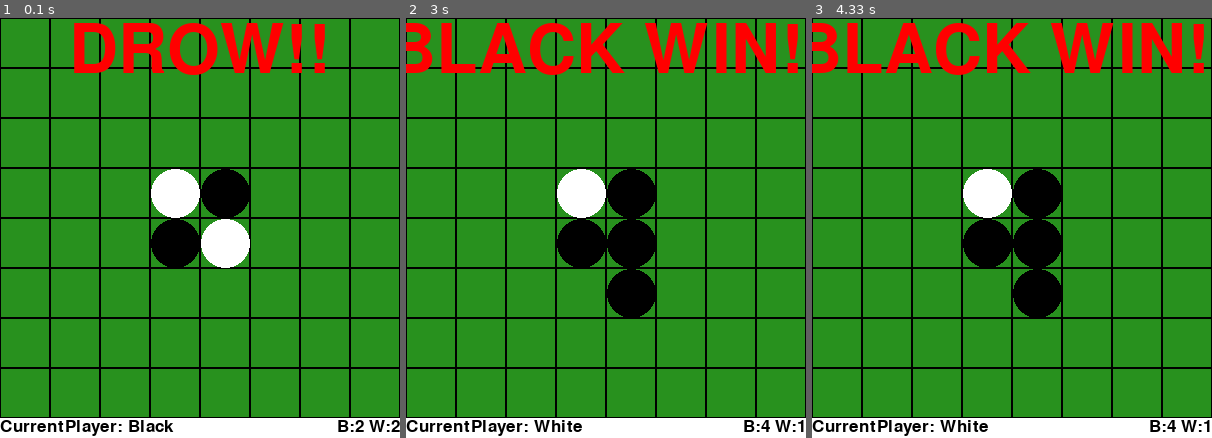
Above: before the commit, frames 1-3 (left to right).
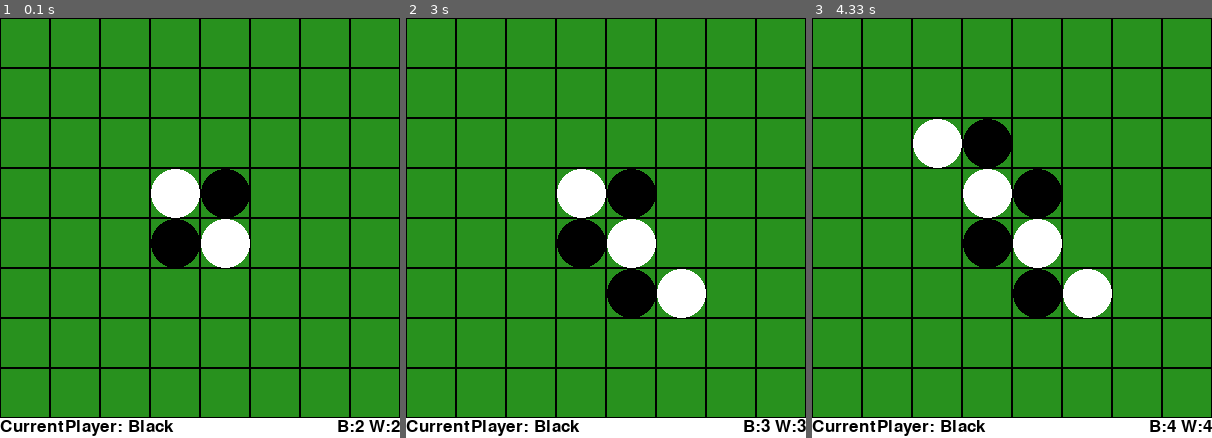
Above: after the commit, the same moments.

Repository: mrsaa2000/Reversi
Game: pygame game, started from pygame_ver.py
Same seed, same stepped clock (60 frames per second), same inputs: the game is played once before the commit and once after it.
Inputs (mouse positions are in pixels of both pictures, inside the frame that each line leads up to):
- Up to frame 1 (0.1 s): no input
- Up to frame 2 (3 s): click (734, 215) at 0.38 s; click (610, 270) at 2.72 s
- Up to frame 3 (4.33 s): click (1000, 156) at 3.05 s

The runs differ from the first frame. In frame 1, 3.9% of the frame differs, in the area x 18-82%, y 1-14%; in frame 2, 8.0%; in frame 3, 10%, in the area x 0-100%, y 1-99%.

Commit message:
Update __init__

Diff:
--- a/reversiCore.py
+++ b/reversiCore.py
@@ -11,9 +11,11 @@
 
     def __init__(self):
         self.board = [[Stone.EMPTY for x in range(SQ_NUM)] for y in range(SQ_NUM)]
-        self.board[3][3], self.board[4][4] = Stone.WHITE, Stone.WHITE
-        self.board[3][4], self.board[4][3] = Stone.BLACK, Stone.BLACK
-        self.state = State.GAMEOVER
+        self.board[SQ_NUM // 2 - 1][SQ_NUM // 2 - 1] = Stone.WHITE
+        self.board[SQ_NUM // 2 - 1][SQ_NUM // 2] = Stone.BLACK
+        self.board[SQ_NUM // 2][SQ_NUM // 2 - 1] = Stone.BLACK
+        self.board[SQ_NUM // 2][SQ_NUM // 2] = Stone.WHITE
+        self.state = State.PLAY
         self.turn = Stone.BLACK
         self.cpu_player = Stone.WHITE
 
